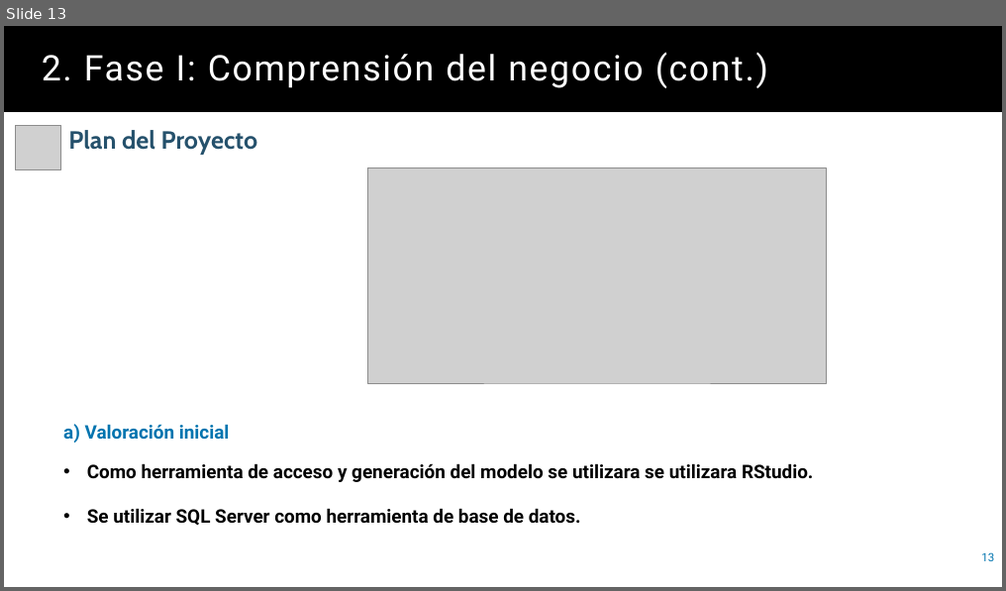
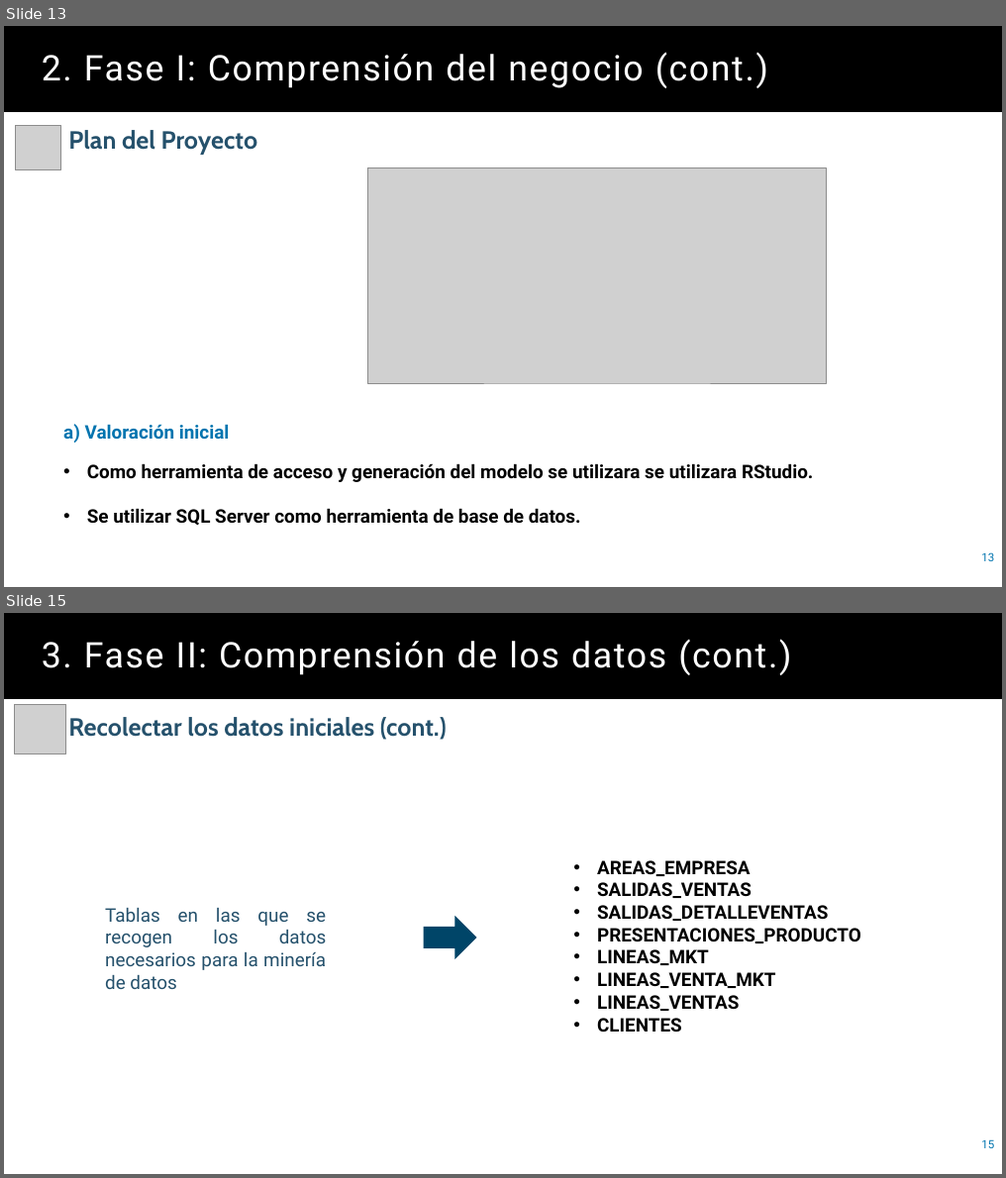
Before and after one commit to juanbo-prueba/leergit, a slide deck: Presentacion.pptx. Shown one above the other, each under a label of ours: slide 13 before the commit, slides 13 and 15 after it; the slides between them are not shown. The pictures are 1006x591 and 1006x1178 pixels, drawn with LibreOffice and Linux fonts; fonts in the diff are those of the drawing; grey boxes stand for pictures. Boxes give left, top, right and bottom in pixels: in the first picture for what was removed or moved away, otherwise in the second. Text is boxed around its words. In the diff, an @@ line names an element or a change of style, - is before the commit and + after.

```diff
--- a/Presentacion.pptx
+++ b/Presentacion.pptx
@@ slide 15 added at [4,613,1002,1174], background #FFFFFF @@
@@ title added at [4,613,1002,699], fill #000000, 34 pt, text #FFFFFF @@
+3. Fase II: Comprensión de los datos (cont.)
@@ picture added at [15,704,66,755] @@
@@ text added at [68,717,447,740], 24 pt, text #25516C, bold @@
+Recolectar los datos iniciales (cont.)
@@ text added at [597,861,861,1033], 18 pt, text #000000, bold @@
+• AREAS_EMPRESA
+• SALIDAS_VENTAS
+• SALIDAS_DETALLEVENTAS
+• PRESENTACIONES_PRODUCTO
+• LINEAS_MKT
+• LINEAS_VENTA_MKT
+• LINEAS_VENTAS
+• CLIENTES
@@ text added at [105,908,326,989], 18 pt, text #25516C @@
+Tablas en las que se recogen los datos necesarios para la minería de datos
@@ right arrow added at [424,917,476,959], fill #004568, outline #004568 1 pt @@
@@ page number added at [981,1140,994,1149], 11 pt, text #0074AF @@
+15
```
Also in this commit, not shown: 18 other slides added.
